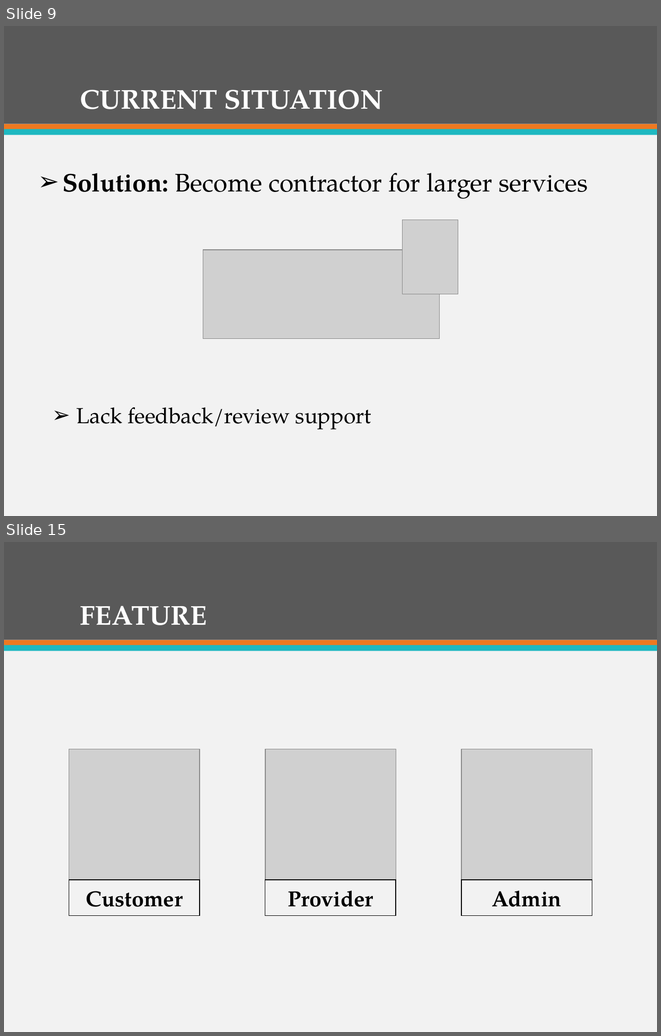
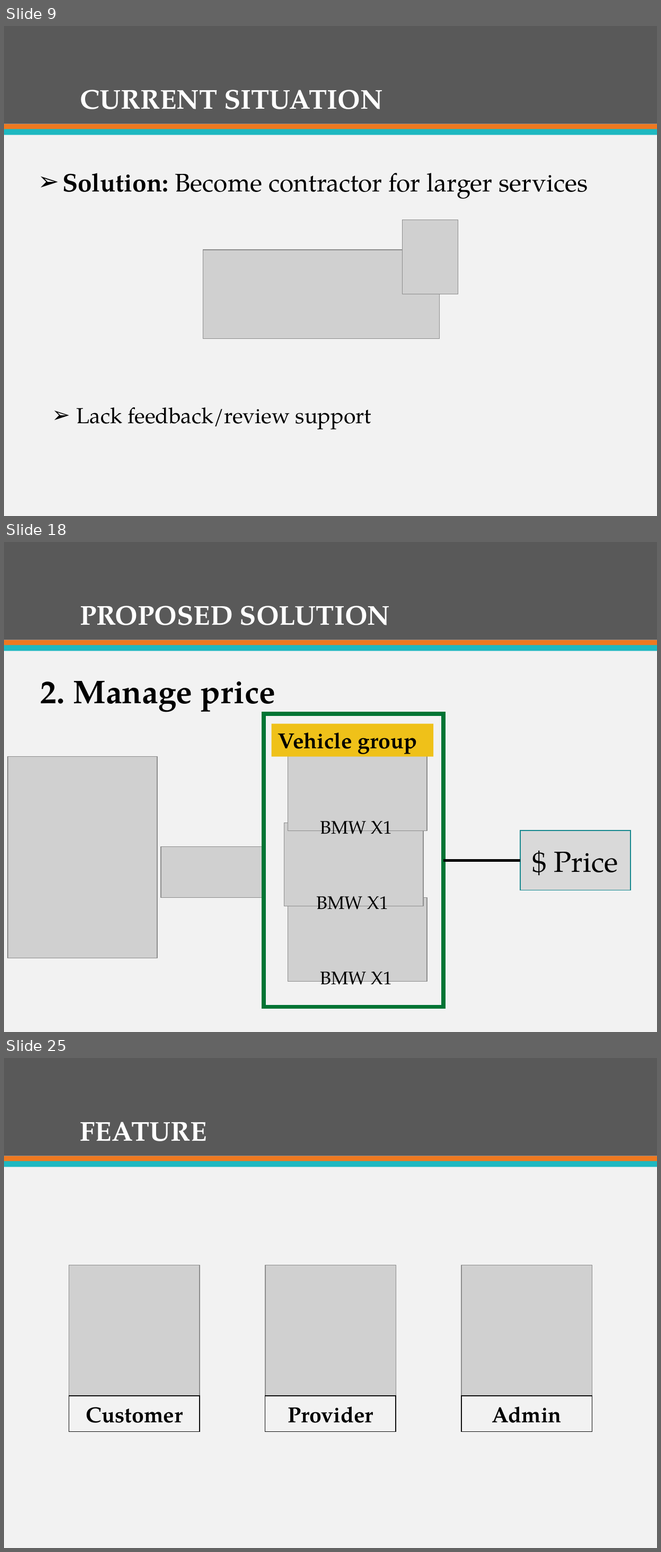
Before and after one commit to firzgard/CarRentalPortal, a slide deck: slide/CAR RENTAL PORTAL-Official.pptx. Shown one above the other, each under a label of ours: slides 9 and 15 before the commit, slides 9, 18 and 25 after it; the slides between them are not shown. The pictures are 661x1036 and 661x1552 pixels, drawn with LibreOffice and Linux fonts; fonts in the diff are those of the drawing; grey boxes stand for pictures. Boxes give left, top, right and bottom in pixels: in the first picture for what was removed or moved away, otherwise in the second. Text is boxed around its words. In the diff, an @@ line names an element or a change of style, - is before the commit and + after.

```diff
--- a/slide/CAR RENTAL PORTAL-Official.pptx
+++ b/slide/CAR RENTAL PORTAL-Official.pptx
@@ slide 18 added at box(4, 542, 657, 1032), background #F2F2F2; not listed: 3 template elements that a slide beside it also shows @@
@@ title added at box(80, 606, 390, 625), 30 pt, text #FFFFFF, bold @@
+PROPOSED SOLUTION
@@ text added at box(41, 681, 275, 715), 36 pt, text #000000, bold @@
+2. Manage price
@@ rectangle added at box(264, 714, 443, 1007), outline #007434 4.5 pt @@
@@ rectangle added at box(272, 723, 434, 756), fill #EFC119, 24 pt, text #000000, bold @@
+Vehicle group
@@ picture added at box(288, 747, 427, 831) @@
@@ picture added at box(8, 756, 158, 958) @@
@@ picture added at box(284, 823, 423, 906) @@
@@ text added at box(320, 821, 392, 834), 20 pt, text #000000 @@
+BMW X1
@@ rectangle added at box(520, 831, 630, 890), fill #D9D9D9, outline #16888F 1 pt, 32 pt, text #000000 @@
+$ Price
@@ picture added at box(161, 846, 263, 897) @@
@@ line added from (443, 860) to (520, 860), #000000 3 pt @@
@@ picture added at box(288, 897, 427, 981) @@
@@ text added at box(316, 896, 389, 909), 20 pt, text #000000 @@
+BMW X1
@@ text added at box(320, 971, 392, 985), 20 pt, text #000000 @@
+BMW X1
@@ what was slide 15 is now slide 25 @@
```
Also in this commit, not shown: 4 slides changed, 10 other slides added, 1 slide removed.
